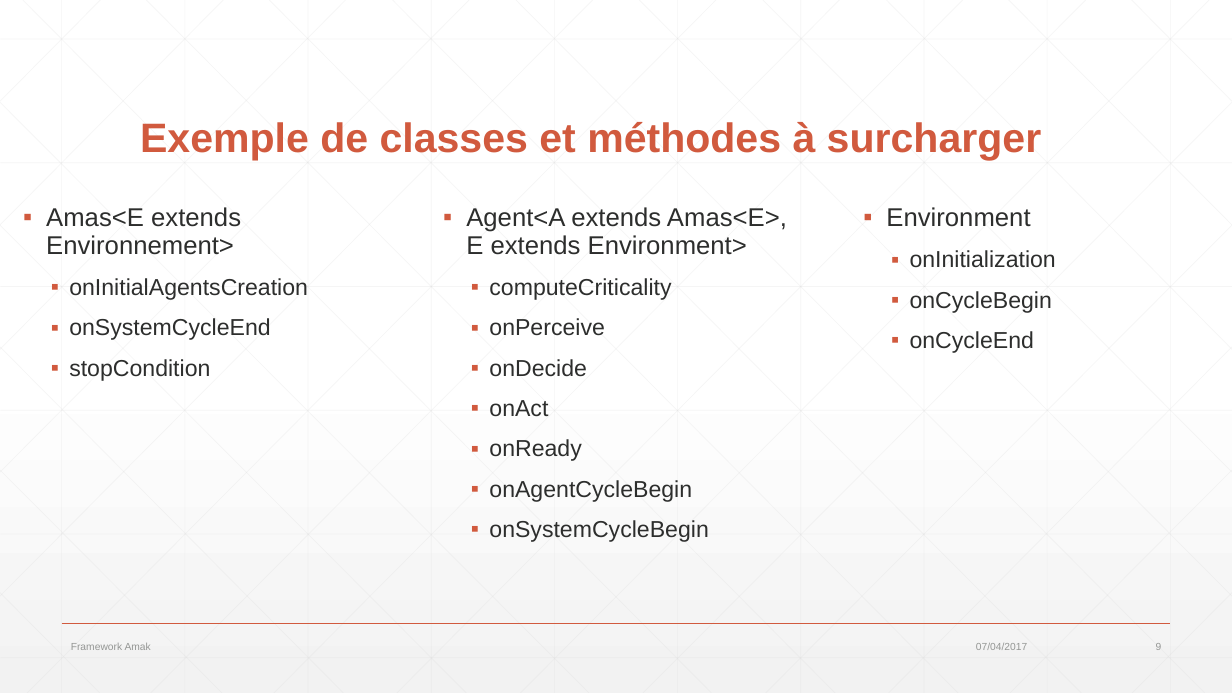
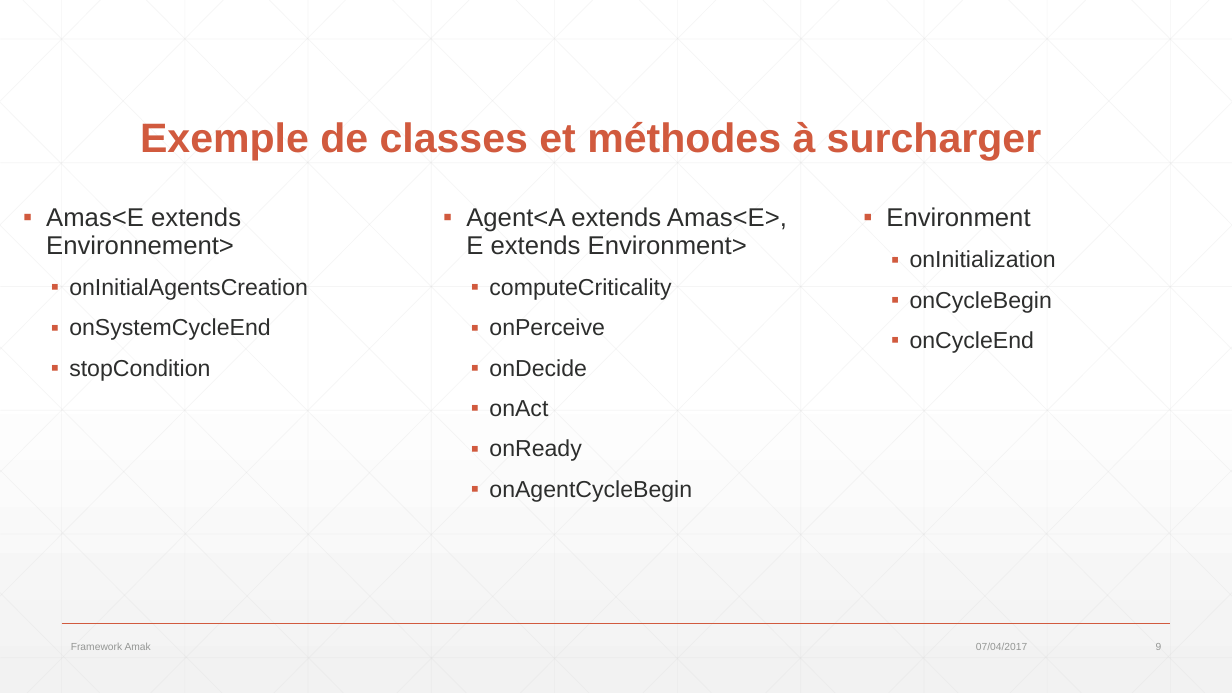
Before and after one commit to alexandreprl/amak, a slide deck: slide 9 of Slideshow.pptx. Drawn at 1232x693 pixels with LibreOffice and Linux fonts; fonts in the diff are those of the drawing. Boxes give left, top, right and bottom in pixels: in the first picture for what was removed or moved away, otherwise in the second. Text is boxed around its words. In the diff, an @@ line names an element or a change of style, - is before the commit and + after.

```diff
--- a/Slideshow.pptx
+++ b/Slideshow.pptx
@@ text at <box>489,520,708,542</box>: paragraph removed @@
-  ▪ onSystemCycleBegin
```
Also in this commit, not shown: 4 other slides changed, 1 slide added, 24 other files.
